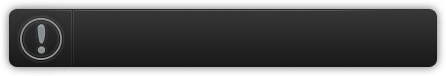
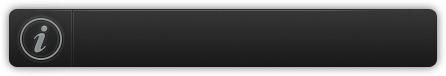
Layered file, before and after one edit (446x76). Changes by layer:
hid "warning" over [37, 24, 46, 54]
showed "info" over [33, 25, 48, 53]
painted on "Back" (2nd of 2, in "KaiToast" › "Back") over [24, 15, 51, 57]
